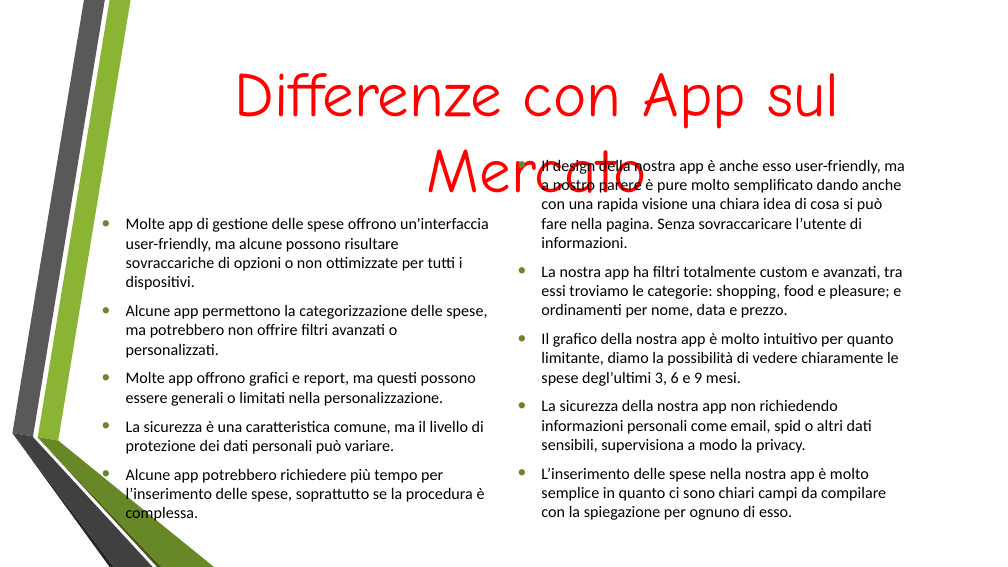
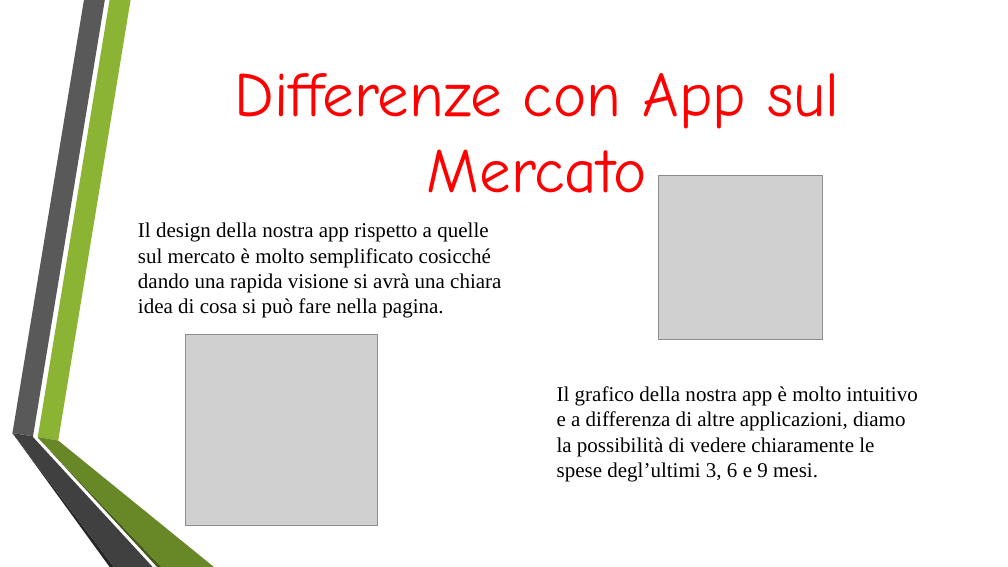
Before and after one commit to Lucavvi/TrackYourExpenses, a slide deck: slide 4 of Track Your Expenses.pptx. Drawn at 1008x567 pixels with LibreOffice and Linux fonts; fonts in the diff are those of the drawing; grey boxes stand for pictures; background and template pictures are left out. Boxes give left, top, right and bottom in pixels: in the first picture for what was removed or moved away, otherwise in the second. Text is boxed around its words. In the diff, an @@ line names an element or a change of style, - is before the commit and + after.

Commit message:
pptx ma peggiore

```diff
--- a/Track Your Expenses.pptx
+++ b/Track Your Expenses.pptx
@@ text removed at [541,177,902,520] @@
-• Il design della nostra app è anche esso user-friendly, ma a nostro parere è pure molto semplificato dando anche con una rapida visione una chiara idea di cosa si può fare nella pagina. Senza sovraccaricare l’utente di informazioni.
-• La nostra app ha filtri totalmente custom e avanzati, tra essi troviamo le categorie: shopping, food e pleasure; e ordinamenti per nome, data e prezzo.
-• Il grafico della nostra app è molto intuitivo per quanto limitante, diamo la possibilità di vedere chiaramente le spese degl’ultimi 3, 6 e 9 mesi.
-• La sicurezza della nostra app non richiedendo informazioni personali come email, spid o altri dati sensibili, supervisiona a modo la privacy.
-• L’inserimento delle spese nella nostra app è molto semplice in quanto ci sono chiari campi da compilare con la spiegazione per ognuno di esso.
@@ picture added at [658,175,822,340] @@
@@ text removed at [126,218,489,523] @@
-• Molte app di gestione delle spese offrono un'interfaccia user-friendly, ma alcune possono risultare sovraccariche di opzioni o non ottimizzate per tutti i dispositivi.
-• Alcune app permettono la categorizzazione delle spese, ma potrebbero non offrire filtri avanzati o personalizzati.
-• Molte app offrono grafici e report, ma questi possono essere generali o limitati nella personalizzazione.
-• La sicurezza è una caratteristica comune, ma il livello di protezione dei dati personali può variare.
-• Alcune app potrebbero richiedere più tempo per l’inserimento delle spese, soprattutto se la procedura è complessa.
@@ text added at [138,222,501,318], 20 pt, text #000000 @@
+Il design della nostra app rispetto a quelle sul mercato è molto semplificato cosicché dando una rapida visione si avrà una chiara idea di cosa si può fare nella pagina.
@@ picture added at [186,334,377,526] @@
@@ text added at [557,386,918,482], 20 pt, text #000000 @@
+Il grafico della nostra app è molto intuitivo e a differenza di altre applicazioni, diamo la possibilità di vedere chiaramente le spese degl’ultimi 3, 6 e 9 mesi.
```
Also in this commit, not shown: 2 other files.
